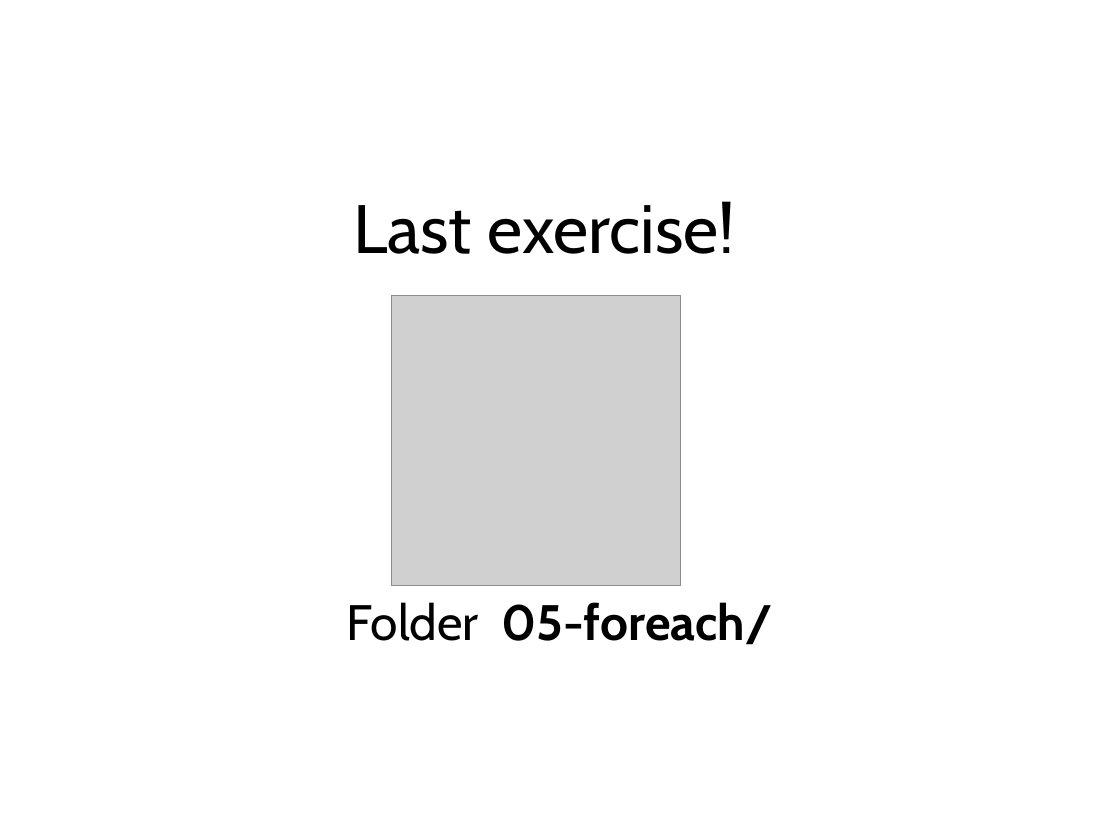
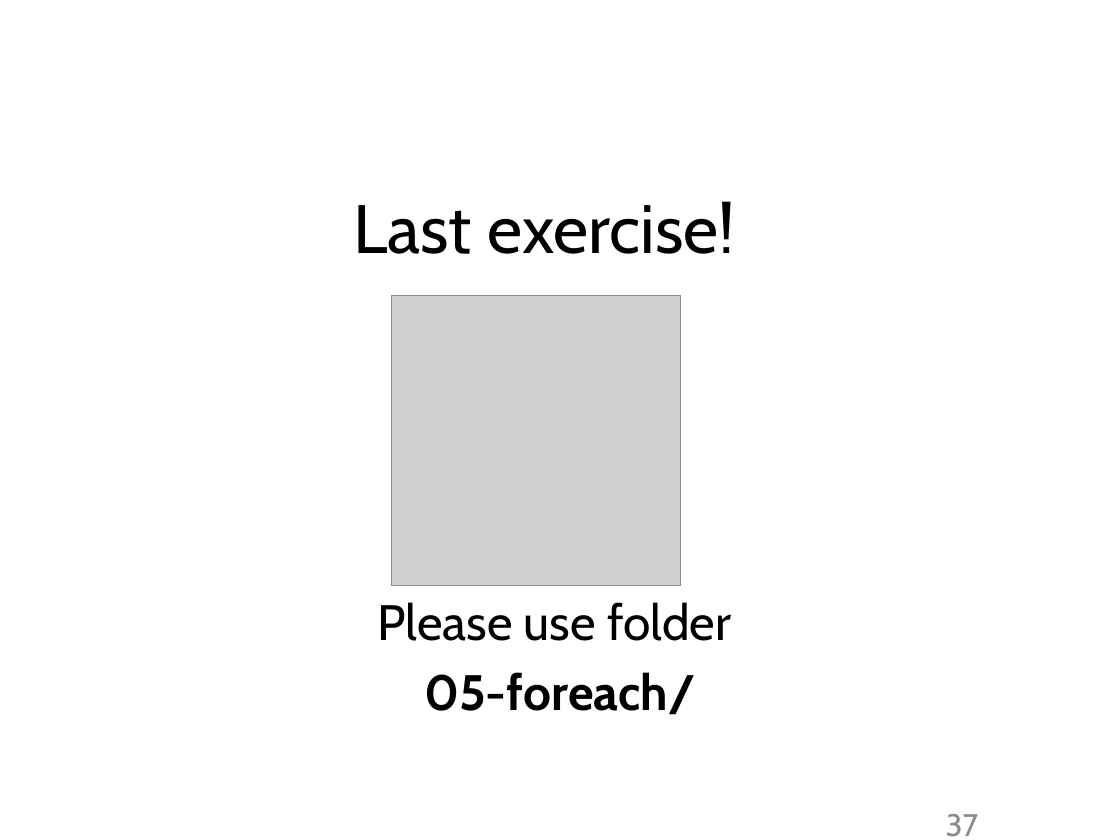
Before and after one commit to tobyhodges/siakemake-tutorial, a slide deck: slide 37 of Snakemake-introduction.pptx. Drawn at 1120x840 pixels with LibreOffice and Linux fonts; fonts in the diff are those of the drawing; grey boxes stand for pictures; background and template pictures are left out. Boxes give left, top, right and bottom in pixels: in the first picture for what was removed or moved away, otherwise in the second. Text is boxed around its words. In the diff, an @@ line names an element or a change of style, - is before the commit and + after.

```diff
--- a/Snakemake-introduction.pptx
+++ b/Snakemake-introduction.pptx
@@ text at bbox=[377, 602, 731, 715]: text changed; bold off @@
-Folder 05-foreach/
+Please use folder
+05-foreach/
@@ page number added at bbox=[946, 814, 979, 837], 20 pt, text #8C8C8C @@
+37
```
Also in this commit, not shown: 28 other slides changed.
